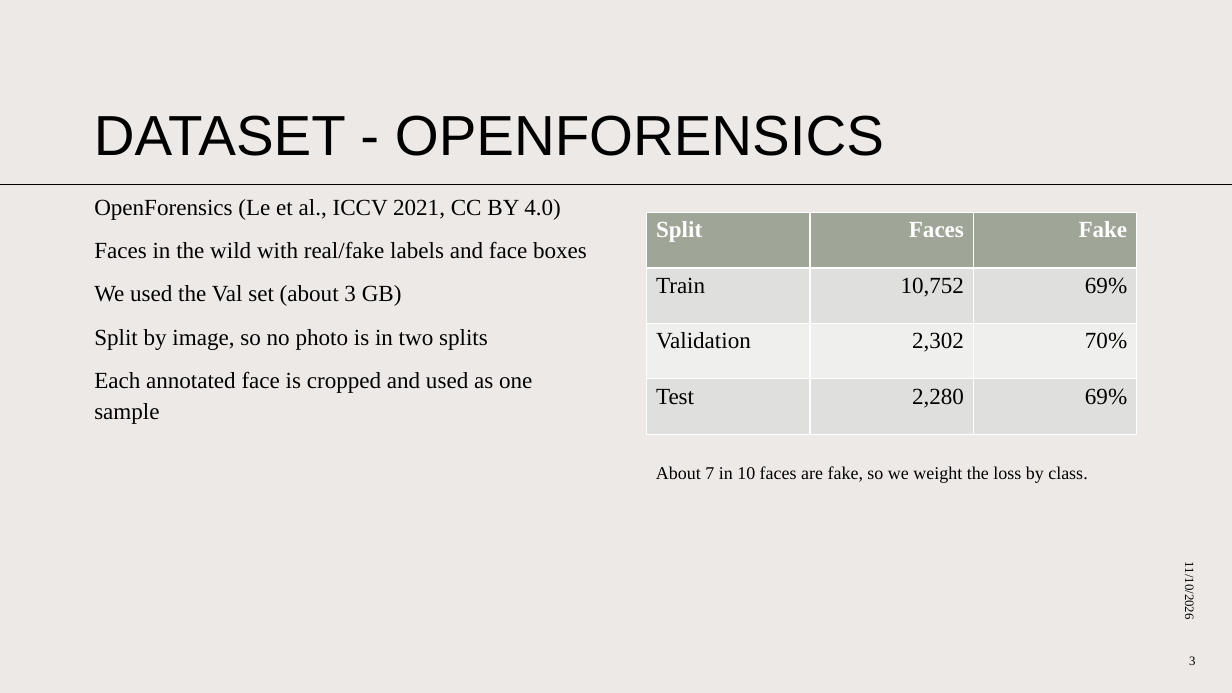
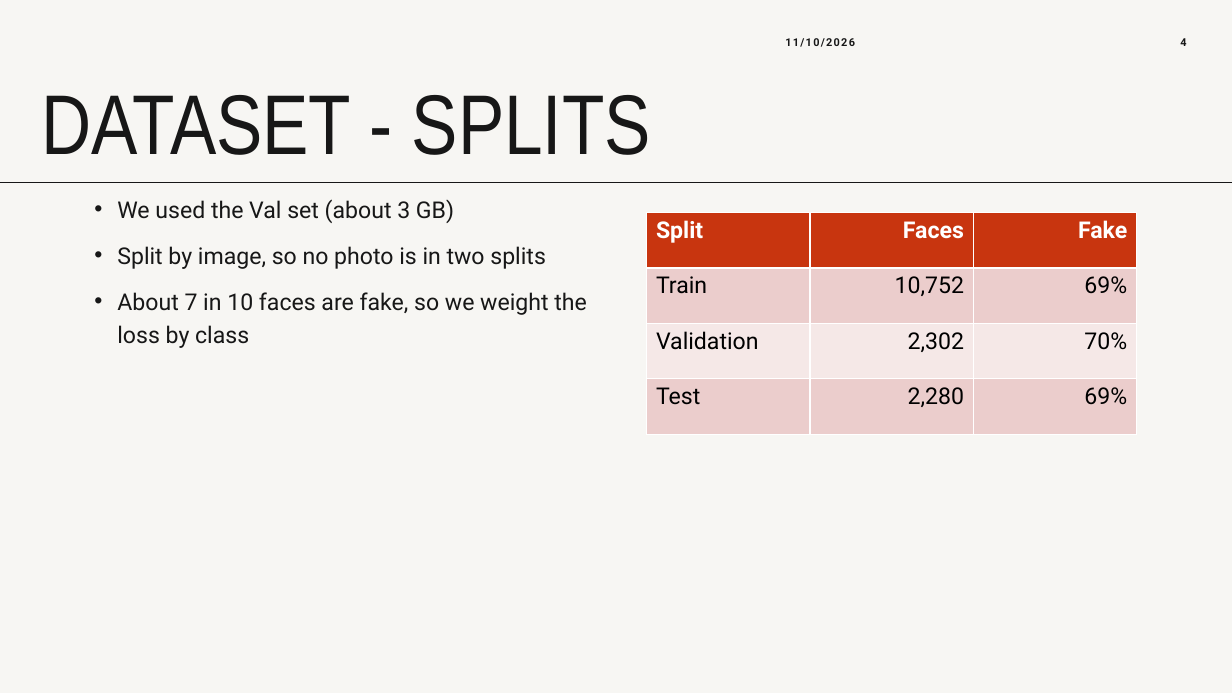
Before and after one commit to elpaelpa/COSC-3326-Assignments, a slide deck: slide 4 of Project/docs/Results.pptx (slide 3 before the commit). Drawn at 1232x693 pixels with LibreOffice and Linux fonts; fonts in the diff are those of the drawing. Boxes give left, top, right and bottom in pixels: in the first picture for what was removed or moved away, otherwise in the second. Text is boxed around its words. In the diff, an @@ line names an element or a change of style, - is before the commit and + after.

Commit message:
final presentation ready

```diff
--- a/Project/docs/Results.pptx
+++ b/Project/docs/Results.pptx
@@ background #EDE9E7 to #F7F6F3 @@
@@ text "11/10/2026": place and size @@
-text "11/10/2026" at [1182, 568, 1196, 619]
+text "11/10/2026" at [785, 38, 855, 47]
@@ text "11/10/2026" at [785, 38, 855, 47]: size 10 to 8.5 pt, font Times New Roman to Roboto, text colour #000000 to #171717, letter spacing 0 to 1 pt, bold on; alignment right to left; rotation 90 to 0 degrees @@
@@ page number added at [1180, 38, 1186, 46], 8.5 pt, text #171717, bold @@
+4
@@ title at [42, 95, 651, 155]: text changed; size 44 to 66 pt; font Arial to Arial Narrow; text colour #000000 to #171717 @@
-DATASET - OPENFORENSICS
+DATASET - SPLITS
@@ line moved from (1232, 184) - (0, 184) to (0, 182) - (1232, 182) @@
@@ line (0, 182) - (1232, 182): stroke #000000 0.5 pt to #171717 0.75 pt @@
@@ text at [94, 199, 561, 220]: paragraphs removed @@
-OpenForensics (Le et al., ICCV 2021, CC BY 4.0)
-Faces in the wild with real/fake labels and face boxes
@@ text at [117, 199, 546, 269]: font Times New Roman to Roboto, text colour #000000 to #171717 in "We used the Val set (about 3 ...", "Split by image, so no photo is ..."; bullet none to •; line spacing 1.1 to 1.2 @@
@@ table at [647, 213, 1138, 434] @@
@@ fill #9FA597 to #C8350F in row 1 @@
@@ fill #DFE1DD to #EBCECC in 6 cells @@
@@ fill #F0F0EF to #F5E8E7 in row 3 @@
@@ font Times New Roman to Roboto @@
@@ text at [117, 292, 587, 348]: text changed; font Times New Roman to Roboto; text colour #000000 to #171717 @@
-Each annotated face is cropped and used as one sample
+• About 7 in 10 faces are fake, so we weight the loss by class
@@ text removed at [656, 466, 1087, 483] @@
-About 7 in 10 faces are fake, so we weight the loss by class.
@@ page number removed at [1189, 656, 1195, 665] @@
-3
```
Also in this commit, not shown: 8 other slides changed, 3 slides added, 8 other files.
